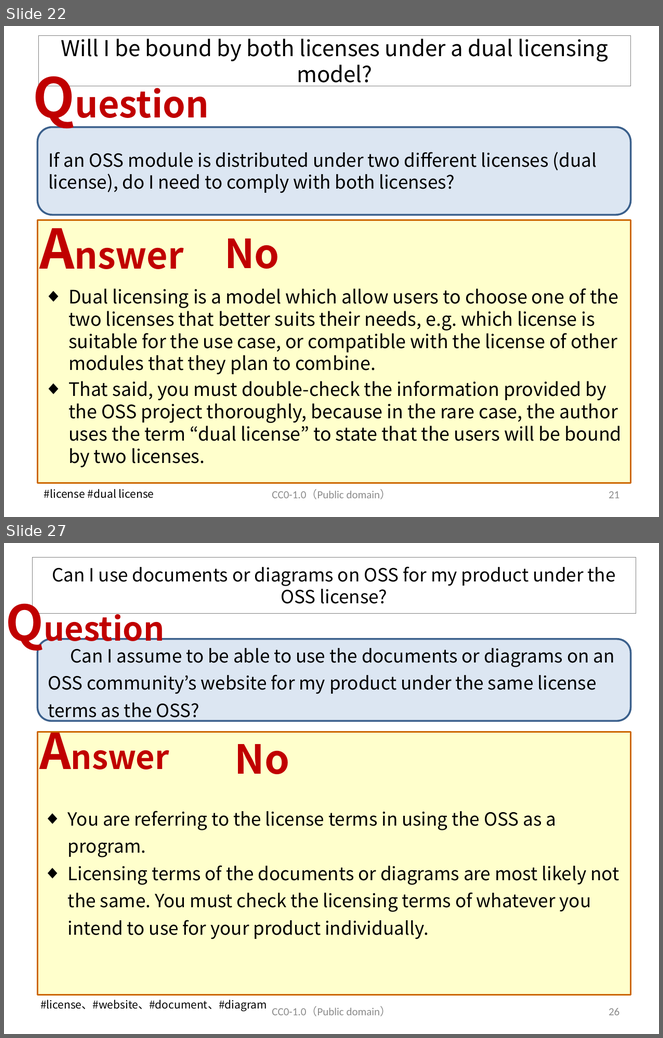
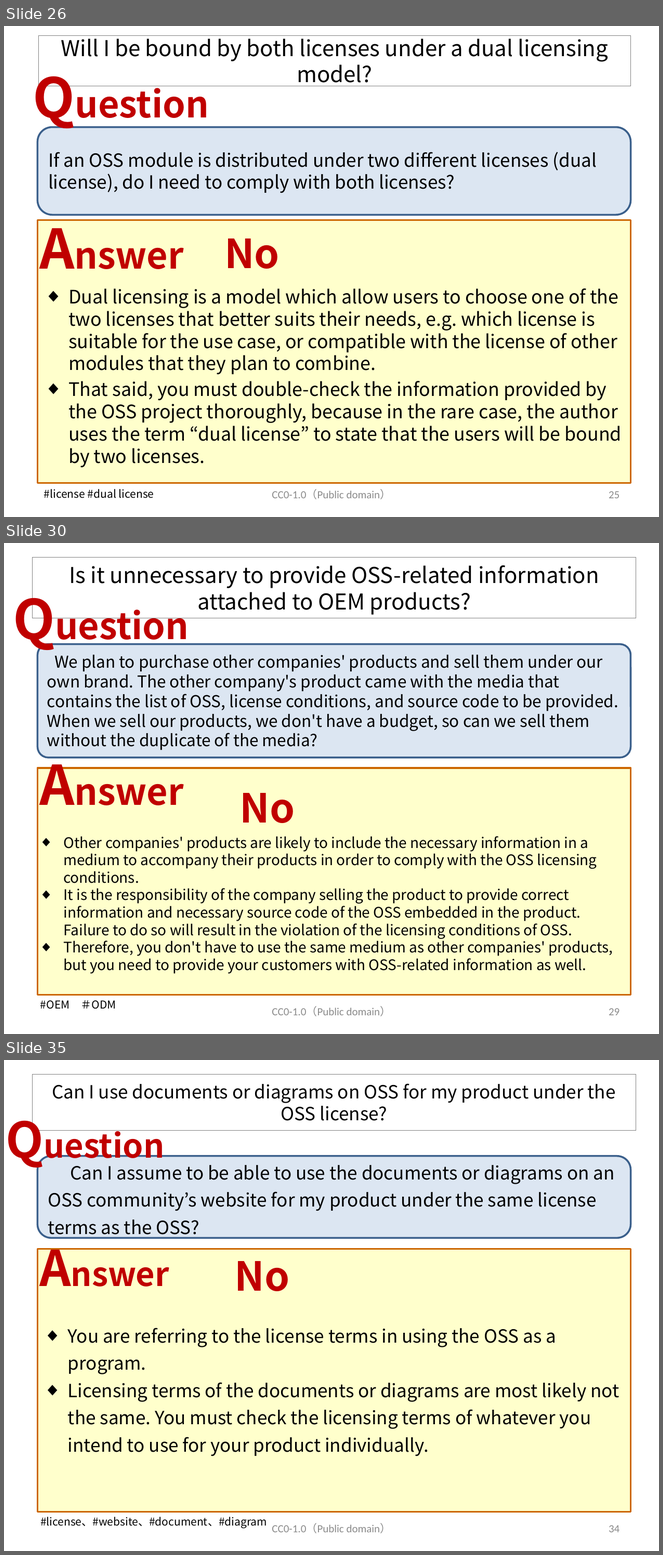
Before and after one commit to OpenChain-Project/OpenChain-JWG, a slide deck: Education_Material/FAQ/Misunderstandings_of_OSS_licenses_CC0.pptx. Shown one above the other, each under a label of ours: slides 22 and 27 before the commit, slides 26, 30 and 35 after it; the slides between them are not shown. The pictures are 663x1038 and 663x1555 pixels, drawn with LibreOffice and Linux fonts; fonts in the diff are those of the drawing. Boxes give left, top, right and bottom in pixels: in the first picture for what was removed or moved away, otherwise in the second. Text is boxed around its words. In the diff, an @@ line names an element or a change of style, - is before the commit and + after.

```diff
--- a/Education_Material/FAQ/Misunderstandings_of_OSS_licenses_CC0.pptx
+++ b/Education_Material/FAQ/Misunderstandings_of_OSS_licenses_CC0.pptx
@@ slide 30 added at (x1=4, y1=543, x2=659, y2=1034), background #FFFFFF @@
@@ title added at (x1=32, y1=558, x2=636, y2=618), outline #808080 0.75 pt, 24 pt, text #000000 @@
+Is it unnecessary to provide OSS-related information attached to OEM products?
@@ text added at (x1=7, y1=581, x2=208, y2=654), 40 pt, text #C00000, bold @@
+Question
@@ rounded rectangle added at (x1=37, y1=644, x2=631, y2=758), fill #DCE6F2, outline #3A5F8C 2 pt, 18 pt, text #000000 @@
+We plan to purchase other companies' products and sell them under our own brand. The other company's product came with the media that contains the list of OSS, license conditions, and source code to be provided. When we sell our products, we don't have a budget, so can we sell them without the duplicate of the media?
@@ text added at (x1=33, y1=747, x2=205, y2=820), 40 pt, text #C00000, bold @@
+Answer
@@ rectangle added at (x1=37, y1=768, x2=631, y2=995), fill #FFFFCC, outline #CC6600 2 pt @@
@@ text added at (x1=240, y1=793, x2=295, y2=823), 44 pt, text #C00000, bold @@
+No
@@ text added at (x1=63, y1=836, x2=613, y2=974), 16 pt, text #000000 @@
+◆ Other companies' products are likely to include the necessary information in a medium to accompany their products in order to comply with the OSS licensing conditions.
+◆ It is the responsibility of the company selling the product to provide correct information and necessary source code of the OSS embedded in the product. Failure to do so will result in the violation of the licensing conditions of OSS.
+◆ Therefore, you don't have to use the same medium as other companies' products, but you need to provide your customers with OSS-related information as well.
@@ text added at (x1=40, y1=1001, x2=116, y2=1009), 12 pt, text #000000 @@
+#OEM ＃ODM
@@ text added at (x1=272, y1=1006, x2=391, y2=1017), 12 pt, text #8C8C8C @@
+CC0-1.0（Public domain）
@@ page number added at (x1=609, y1=1008, x2=620, y2=1016), 12 pt, text #8C8C8C @@
+29
@@ what was slide 22 is now slide 26 @@
@@ page number at (x1=609, y1=491, x2=620, y2=499): text changed @@
-21
+25
@@ what was slide 27 is now slide 35 @@
@@ page number at (x1=609, y1=1525, x2=620, y2=1533): text changed @@
-26
+34
```
Also in this commit, not shown: 18 slides changed, 8 other slides added.
